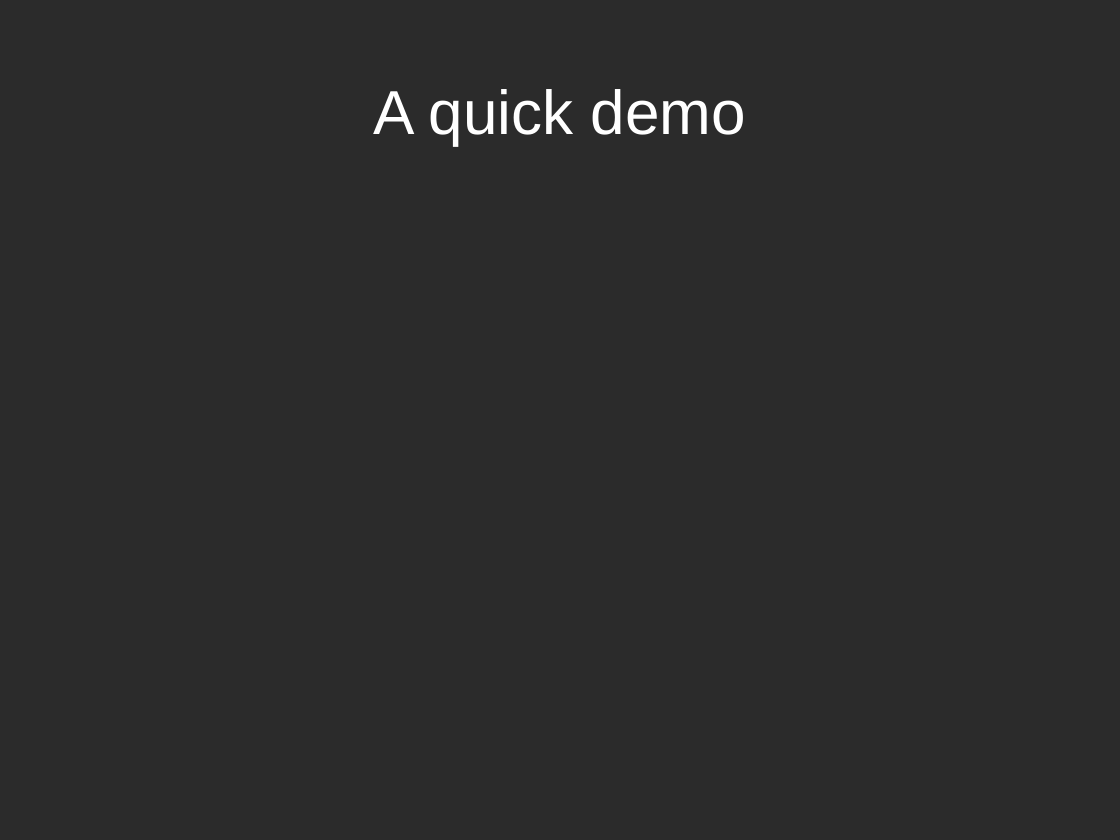
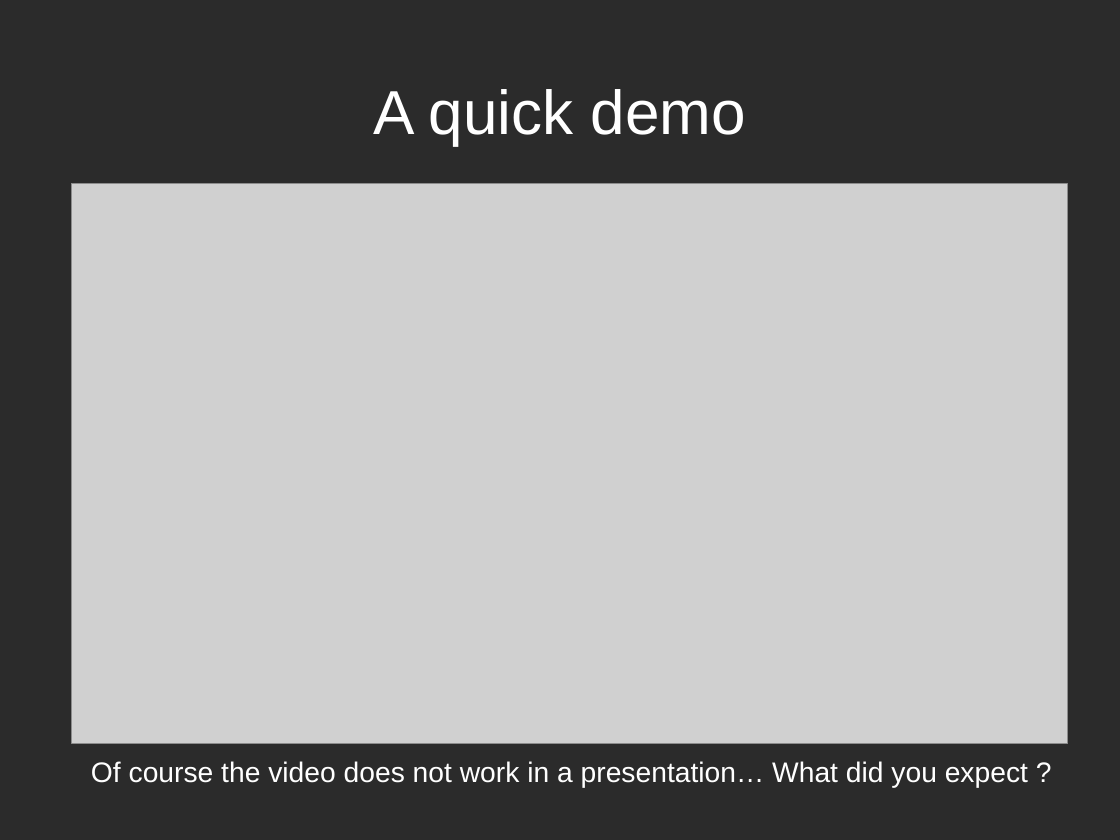
Before and after one commit to womendrivendev/google-oct-2018, a slide deck: slide 5 of ta/Tech Allies Presentation.odp. Drawn at 1120x840 pixels with LibreOffice and Linux fonts; fonts in the diff are those of the drawing; grey boxes stand for pictures; background and template pictures are left out; a plain dark background stands for a picture behind light text. Boxes give left, top, right and bottom in pixels: in the first picture for what was removed or moved away, otherwise in the second. Text is boxed around its words. In the diff, an @@ line names an element or a change of style, - is before the commit and + after.

Commit message:
Demo Done. Presentation Done.

```diff
--- a/ta/Tech Allies Presentation.odp
+++ b/ta/Tech Allies Presentation.odp
@@ picture added at box(72, 184, 1068, 744) @@
@@ title added at box(91, 761, 1028, 788), 20 pt, text #FFFFFF @@
+Of course the video does not work in a presentation… What did you expect ?
```
Also in this commit, not shown: 1 other file.
